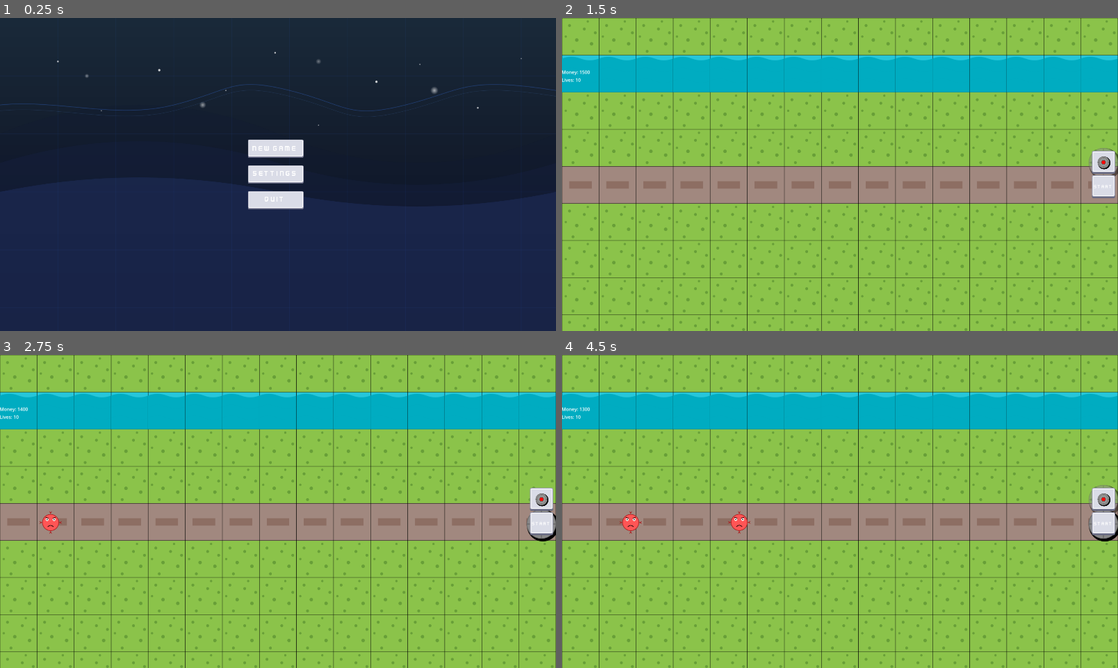
Above: before the commit, frames 1-4 (two rows, left to right).
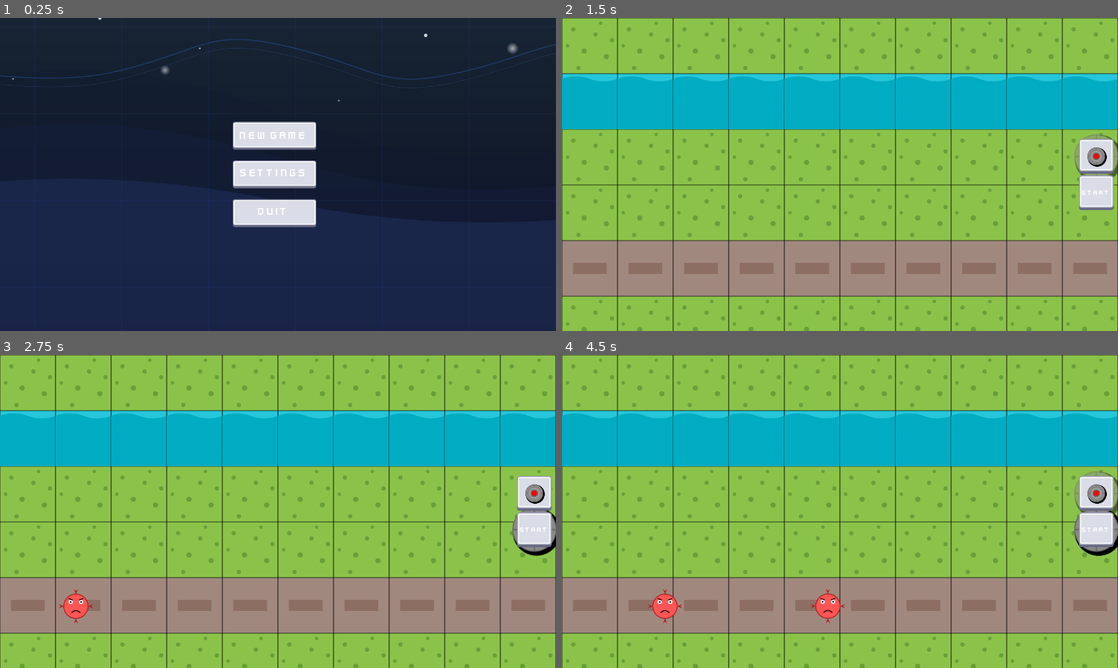
Above: after the commit, the same moments.

Repository: Kotowskey/tower-defense
Game: Godot game, scene res://scenes/scene_handler.tscn
Two runs of this game, one before a commit and one after it. Both use one fixed random seed, a clock stepped at 60 frames per second and the inputs below.
Inputs (mouse positions are in pixels of both pictures, inside the frame that each line leads up to; where the layout moved, square brackets give the same spot in the first picture):
- Up to frame 1 (0.25 s): no input
- Up to frame 2 (1.5 s): click "NEW GAME" at 0.5 s; click (1095, 155) [1101, 161] at 1.25 s
- Up to frame 3 (2.75 s): click (533, 530) [539, 524] at 2 s
- Up to frame 4 (4.5 s): click (1095, 492) [1101, 498] at 2.75 s; click (1095, 530) [1101, 524] at 3.5 s; click (1095, 492) [1101, 498] at 4.25 s

The runs differ from the first frame. In frame 1, 4.5% of the frame differs, in the area x 0-100%, y 0-67%; in frame 2, 56%; in frame 3, 56%; in frame 4, 56%, in the area x 0-100%, y 0-100%.

Commit message:
other _delta fix

Diff:
--- a/project.godot
+++ b/project.godot
@@ -17,8 +17,9 @@
 
 [display]
 
-window/size/viewport_width=1920
-window/size/viewport_height=1080
+window/size/viewport_width=1280
+window/size/viewport_height=720
+window/size/initial_position_type=2
 window/stretch/mode="viewport"
 
 [dotnet]
--- a/scripts/game_scene.gd
+++ b/scripts/game_scene.gd
@@ -23,7 +23,7 @@
 	update_money_ui()
 	update_lives_ui()
 
-func _process(delta):
+func _process(_delta):
 	if building_mode and tower_preview:
 		var mouse_pos = get_global_mouse_position()
 		tower_preview.position = mouse_pos
